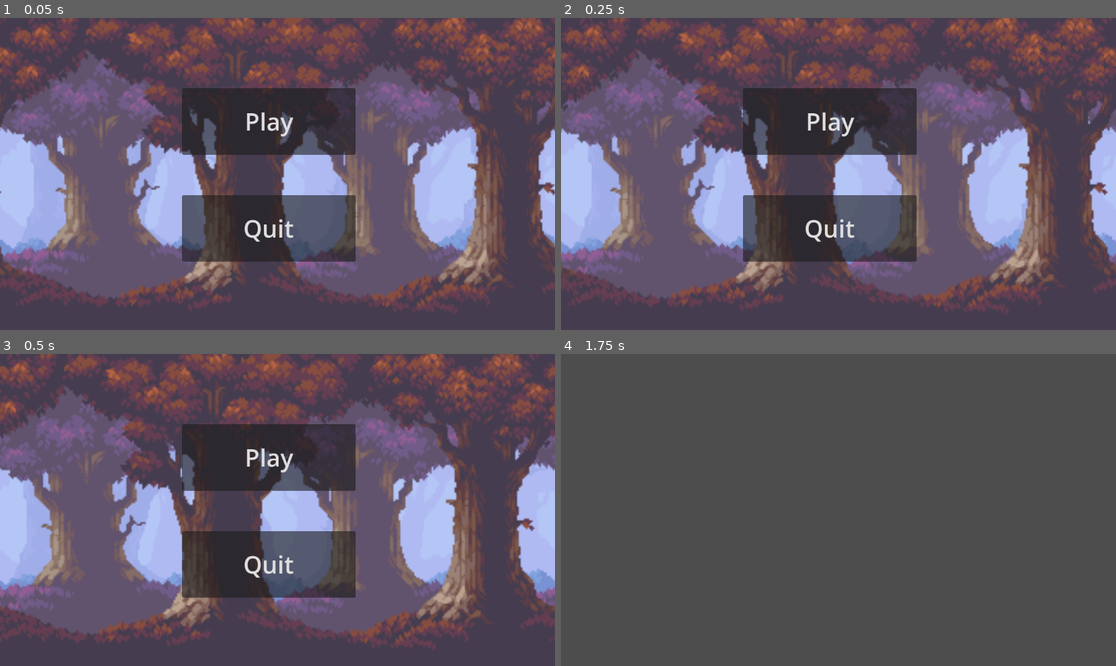
Above: before the commit, frames 1-4 (two rows, left to right).
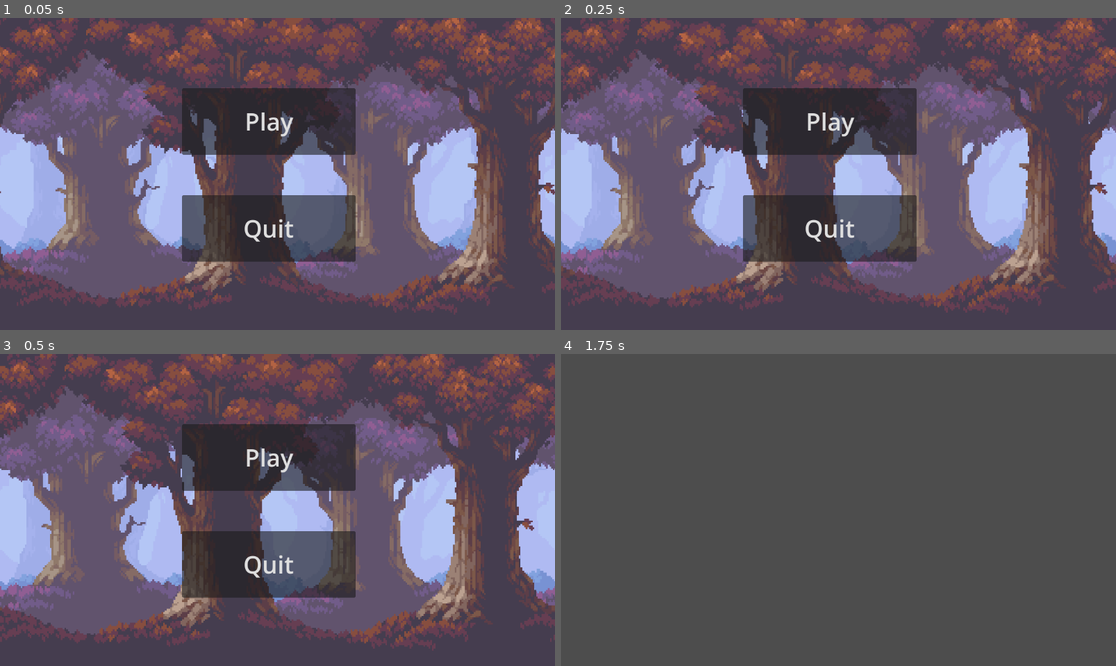
Above: after the commit, the same moments.

Repository: babichgh/2d-game
Game: Godot game, scene res://menu.tscn
Two runs of this game, one before a commit and one after it. Both use one fixed random seed, a clock stepped at 60 frames per second and the inputs below. This scene is started directly instead of the project's main scene.
Inputs:
- Up to frame 1 (0.05 s): no input
- Up to frame 2 (0.25 s): no input
- Up to frame 3 (0.5 s): no input
- Up to frame 4 (1.75 s): click "Play" at 0.5 s; tap Enter (ui_accept) at 1.25, 1.35, 1.52 s; hold Right (ui_right) from 1.28 s (still down)

The runs differ from the first frame. In frame 1, 1.0% of the frame differs, in the area x 0-100%, y 0-93%; in frame 2, 1.0%; in frame 3, 1.0%; in frame 4, nothing differs.

Commit message:
Add player

Diff:
--- a/background.gd
+++ /dev/null
@@ -1,6 +0,0 @@
-extends ParallaxBackground
-
-var SPEED = 100
-
-func _process(delta: float) -> void:
-	scroll_offset.x -= SPEED * delta
--- a/background.tscn
+++ /dev/null
@@ -1,35 +0,0 @@
-[gd_scene load_steps=5 format=3 uid="uid://didlsk5mxucdx"]
-
-[ext_resource type="Script" uid="uid://sjcd076xs8vi" path="res://background.gd" id="1_splo0"]
-[ext_resource type="Texture2D" uid="uid://b0peesgyl553a" path="res://background/background_layer_1.png" id="1_xehqc"]
-[ext_resource type="Texture2D" uid="uid://bao32j7fccq43" path="res://background/background_layer_2.png" id="2_splo0"]
-[ext_resource type="Texture2D" uid="uid://ch3sgvred1kn1" path="res://background/background_layer_3.png" id="3_eq6nc"]
-
-[node name="Background" type="ParallaxBackground"]
-script = ExtResource("1_splo0")
-
-[node name="ParallaxLayer1" type="ParallaxLayer" parent="."]
-motion_scale = Vector2(0.33, 1)
-motion_mirroring = Vector2(1152, 0)
-
-[node name="BackgroundLayer1" type="Sprite2D" parent="ParallaxLayer1"]
-position = Vector2(576, 324)
-scale = Vector2(3.6000001, 3.6000001)
-texture = ExtResource("1_xehqc")
-
-[node name="ParallaxLayer2" type="ParallaxLayer" parent="."]
-motion_scale = Vector2(0.66, 1)
-motion_mirroring = Vector2(1152, 0)
-
-[node name="BackgroundLayer2" type="Sprite2D" parent="ParallaxLayer2"]
-position = Vector2(576, 323.99997)
-scale = Vector2(3.6000004, 3.6)
-texture = ExtResource("2_splo0")
-
-[node name="ParallaxLayer3" type="ParallaxLayer" parent="."]
-motion_mirroring = Vector2(1152, 0)
-
-[node name="BackgroundLayer3" type="Sprite2D" parent="ParallaxLayer3"]
-position = Vector2(576, 324)
-scale = Vector2(3.6000004, 3.5999994)
-texture = ExtResource("3_eq6nc")
--- a/level.tscn
+++ b/level.tscn
@@ -1,3 +1,8 @@
 [gd_scene format=3 uid="uid://byj8u76c2fhqk"]
 
-[node name="Level" type="Node2D"]
+[ext_resource type="PackedScene" uid="uid://c2xfivewlejts" path="res://player/player.tscn" id="1_u52ul"]
+
+[node name="Level" type="Node2D" unique_id=1571873774]
+
+[node name="Player" parent="." unique_id=550650072 instance=ExtResource("1_u52ul")]
+position = Vector2(389, 355)
--- a/menu.tscn
+++ b/menu.tscn
@@ -1,7 +1,7 @@
 [gd_scene load_steps=3 format=3 uid="uid://3nlsiws0lc3g"]
 
 [ext_resource type="Script" uid="uid://dokhn8fwjfl22" path="res://menu.gd" id="1_lti8b"]
-[ext_resource type="PackedScene" uid="uid://didlsk5mxucdx" path="res://background.tscn" id="2_ouk20"]
+[ext_resource type="PackedScene" uid="uid://didlsk5mxucdx" path="res://background/background.tscn" id="2_ouk20"]
 
 [node name="Menu" type="Node2D"]
 script = ExtResource("1_lti8b")
--- /dev/null
+++ b/player/player.gd
@@ -0,0 +1,25 @@
+extends CharacterBody2D
+
+
+const SPEED = 300.0
+const JUMP_VELOCITY = -400.0
+
+
+func _physics_process(delta: float) -> void:
+	# Add the gravity.
+	if not is_on_floor():
+		velocity += get_gravity() * delta
+
+	# Handle jump.
+	if Input.is_action_just_pressed("ui_accept") and is_on_floor():
+		velocity.y = JUMP_VELOCITY
+
+	# Get the input direction and handle the movement/deceleration.
+	# As good practice, you should replace UI actions with custom gameplay actions.
+	var direction := Input.get_axis("ui_left", "ui_right")
+	if direction:
+		velocity.x = direction * SPEED
+	else:
+		velocity.x = move_toward(velocity.x, 0, SPEED)
+
+	move_and_slide()
--- /dev/null
+++ b/player/player.tscn
@@ -0,0 +1,193 @@
+[gd_scene format=3 uid="uid://c2xfivewlejts"]
+
+[ext_resource type="Texture2D" uid="uid://datkryo21cfxe" path="res://player/char_blue.png" id="1_oul6g"]
+[ext_resource type="Script" uid="uid://cp05qudjiyhqo" path="res://player/player.gd" id="1_rkbax"]
+
+[sub_resource type="CapsuleShape2D" id="CapsuleShape2D_kqu6x"]
+
+[sub_resource type="AtlasTexture" id="AtlasTexture_rkbax"]
+atlas = ExtResource("1_oul6g")
+region = Rect2(0, 0, 56, 56)
+
+[sub_resource type="AtlasTexture" id="AtlasTexture_g1dw6"]
+atlas = ExtResource("1_oul6g")
+region = Rect2(56, 0, 56, 56)
+
+[sub_resource type="AtlasTexture" id="AtlasTexture_yw30f"]
+atlas = ExtResource("1_oul6g")
+region = Rect2(112, 0, 56, 56)
+
+[sub_resource type="AtlasTexture" id="AtlasTexture_qjkh3"]
+atlas = ExtResource("1_oul6g")
+region = Rect2(168, 0, 56, 56)
+
+[sub_resource type="AtlasTexture" id="AtlasTexture_g6k8r"]
+atlas = ExtResource("1_oul6g")
+region = Rect2(224, 0, 56, 56)
+
+[sub_resource type="AtlasTexture" id="AtlasTexture_boad6"]
+atlas = ExtResource("1_oul6g")
+region = Rect2(280, 0, 56, 56)
+
+[sub_resource type="AtlasTexture" id="AtlasTexture_oul6g"]
+atlas = ExtResource("1_oul6g")
+region = Rect2(0, 168, 56, 56)
+
+[sub_resource type="AtlasTexture" id="AtlasTexture_rgyib"]
+atlas = ExtResource("1_oul6g")
+region = Rect2(56, 168, 56, 56)
+
+[sub_resource type="AtlasTexture" id="AtlasTexture_hg6s5"]
+atlas = ExtResource("1_oul6g")
+region = Rect2(112, 168, 56, 56)
+
+[sub_resource type="AtlasTexture" id="AtlasTexture_8t03j"]
+atlas = ExtResource("1_oul6g")
+region = Rect2(168, 168, 56, 56)
+
+[sub_resource type="AtlasTexture" id="AtlasTexture_2ieo8"]
+atlas = ExtResource("1_oul6g")
+region = Rect2(224, 168, 56, 56)
+
+[sub_resource type="AtlasTexture" id="AtlasTexture_ebec5"]
+atlas = ExtResource("1_oul6g")
+region = Rect2(280, 168, 56, 56)
+
+[sub_resource type="AtlasTexture" id="AtlasTexture_yllr7"]
+atlas = ExtResource("1_oul6g")
+region = Rect2(336, 168, 56, 56)
+
+[sub_resource type="AtlasTexture" id="AtlasTexture_kb6p2"]
+atlas = ExtResource("1_oul6g")
+region = Rect2(392, 168, 56, 56)
+
+[sub_resource type="AtlasTexture" id="AtlasTexture_wodsf"]
+atlas = ExtResource("1_oul6g")
+region = Rect2(0, 112, 56, 56)
+
+[sub_resource type="AtlasTexture" id="AtlasTexture_32hag"]
+atlas = ExtResource("1_oul6g")
+region = Rect2(56, 112, 56, 56)
+
+[sub_resource type="AtlasTexture" id="AtlasTexture_tqiix"]
+atlas = ExtResource("1_oul6g")
+region = Rect2(112, 112, 56, 56)
+
+[sub_resource type="AtlasTexture" id="AtlasTexture_e7oew"]
+atlas = ExtResource("1_oul6g")
+region = Rect2(168, 112, 56, 56)
+
+[sub_resource type="AtlasTexture" id="AtlasTexture_c35mf"]
+atlas = ExtResource("1_oul6g")
+region = Rect2(224, 112, 56, 56)
+
+[sub_resource type="AtlasTexture" id="AtlasTexture_65viv"]
+atlas = ExtResource("1_oul6g")
+region = Rect2(280, 112, 56, 56)
+
+[sub_resource type="AtlasTexture" id="AtlasTexture_x7c3f"]
+atlas = ExtResource("1_oul6g")
+region = Rect2(336, 112, 56, 56)
+
+[sub_resource type="AtlasTexture" id="AtlasTexture_bjvpn"]
+atlas = ExtResource("1_oul6g")
+region = Rect2(392, 112, 56, 56)
+
+[sub_resource type="SpriteFrames" id="SpriteFrames_oul6g"]
+animations = [{
+"frames": [{
+"duration": 1.0,
+"texture": SubResource("AtlasTexture_rkbax")
+}, {
+"duration": 1.0,
+"texture": SubResource("AtlasTexture_g1dw6")
+}, {
+"duration": 1.0,
+"texture": SubResource("AtlasTexture_yw30f")
+}, {
+"duration": 1.0,
+"texture": SubResource("AtlasTexture_qjkh3")
+}, {
+"duration": 1.0,
+"texture": SubResource("AtlasTexture_g6k8r")
+}, {
+"duration": 1.0,
+"texture": SubResource("AtlasTexture_boad6")
+}],
+"loop": true,
+"name": &"Idle",
+"speed": 7.0
+}, {
+"frames": [{
+"duration": 1.0,
+"texture": SubResource("AtlasTexture_oul6g")
+}, {
+"duration": 1.0,
+"texture": SubResource("AtlasTexture_rgyib")
+}, {
+"duration": 1.0,
+"texture": SubResource("AtlasTexture_hg6s5")
+}, {
+"duration": 1.0,
+"texture": SubResource("AtlasTexture_8t03j")
+}, {
+"duration": 1.0,
+"texture": SubResource("AtlasTexture_2ieo8")
+}, {
+"duration": 1.0,
+"texture": SubResource("AtlasTexture_ebec5")
+}, {
+"duration": 1.0,
+"texture": SubResource("AtlasTexture_yllr7")
+}, {
+"duration": 1.0,
+"texture": SubResource("AtlasTexture_kb6p2")
+}],
+"loop": false,
+"name": &"Jump",
+"speed": 10.0
+}, {
+"frames": [{
+"duration": 1.0,
+"texture": SubResource("AtlasTexture_wodsf")
+}, {
+"duration": 1.0,
+"texture": SubResource("AtlasTexture_32hag")
+}, {
+"duration": 1.0,
+"texture": SubResource("AtlasTexture_tqiix")
+}, {
+"duration": 1.0,
+"texture": SubResource("AtlasTexture_e7oew")
+}, {
+"duration": 1.0,
+"texture": SubResource("AtlasTexture_c35mf")
+}, {
+"duration": 1.0,
+"texture": SubResource("AtlasTexture_65viv")
+}, {
+"duration": 1.0,
+"texture": SubResource("AtlasTexture_x7c3f")
+}, {
+"duration": 1.0,
+"texture": SubResource("AtlasTexture_bjvpn")
+}],
+"loop": true,
+"name": &"Run",
+"speed": 10.0
+}]
+
+[node name="Player" type="CharacterBody2D" unique_id=550650072]
+script = ExtResource("1_rkbax")
+
+[node name="CollisionShape2D" type="CollisionShape2D" parent="." unique_id=1123223889]
+shape = SubResource("CapsuleShape2D_kqu6x")
+
+[node name="AnimatedSprite2D" type="AnimatedSprite2D" parent="." unique_id=1883846355]
+position = Vector2(0, -12)
+scale = Vector2(0.96428573, 0.96428573)
+sprite_frames = SubResource("SpriteFrames_oul6g")
+animation = &"Idle"
+autoplay = "Idle"
+frame = 5
+frame_progress = 0.686356
--- a/project.godot
+++ b/project.godot
@@ -8,13 +8,18 @@
 
 config_version=5
 
+[animation]
+
+compatibility/default_parent_skeleton_in_mesh_instance_3d=true
+
 [application]
 
 config/name="2d-game"
 run/main_scene="/run/user/1000/doc/b34bc31d/menu.tscn"
-config/features=PackedStringArray("4.5", "Mobile")
+config/features=PackedStringArray("4.6", "Mobile")
 config/icon="res://icon.svg"
 
 [rendering]
 
+textures/canvas_textures/default_texture_filter=0
 renderer/rendering_method="mobile"
Not shown, removed: background.gd.uid
Binary file added: player/char_blue.png
Not shown, added: player/char_blue.png.import
Not shown, added: player/player.gd.uid
